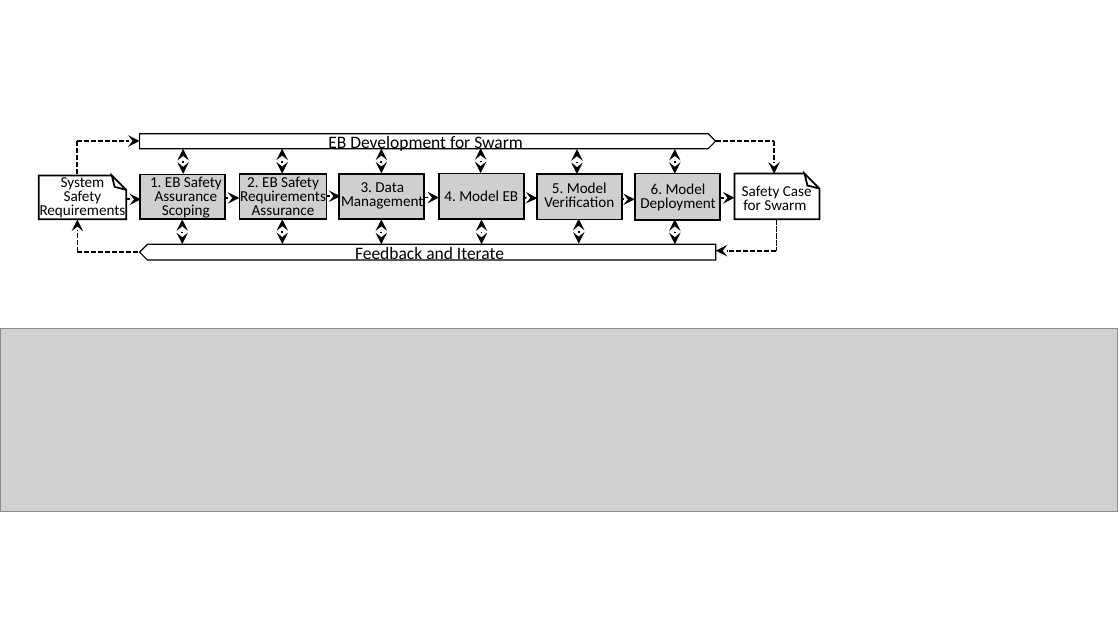
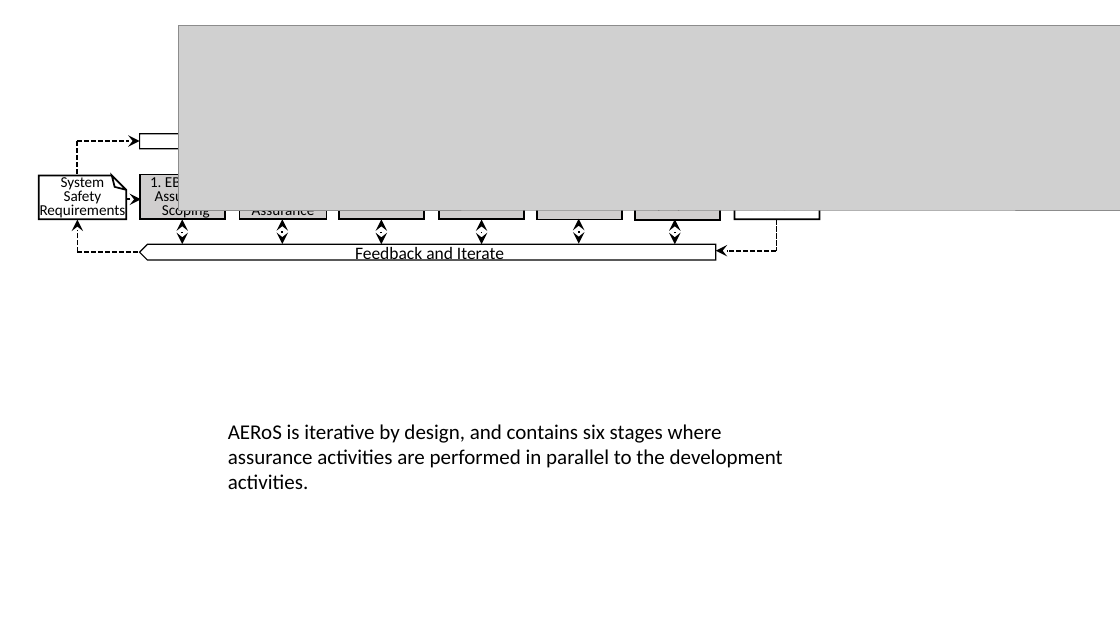
Before and after one commit to TSL-UOB/AERoS, a slide deck: slide 2 of source/figures/Figs_Artwork_2023-02-09.pptx. Drawn at 1120x630 pixels with LibreOffice and Linux fonts; fonts in the diff are those of the drawing; grey boxes stand for pictures. Boxes give left, top, right and bottom in pixels: in the first picture for what was removed or moved away, otherwise in the second. Text is boxed around its words. In the diff, an @@ line names an element or a change of style, - is before the commit and + after.

```diff
--- a/source/figures/Figs_Artwork_2023-02-09.pptx
+++ b/source/figures/Figs_Artwork_2023-02-09.pptx
@@ picture added at box(178, 26, 1120, 210) @@
@@ double arrow removed from (183, 174) to (183, 149) @@
@@ double arrow removed from (282, 174) to (282, 149) @@
@@ text in pentagon arrow at box(328, 134, 523, 153): text removed @@
-EB Development for Swarm
@@ double arrow removed from (381, 174) to (381, 149) @@
@@ double arrow removed from (481, 173) to (481, 148) @@
@@ double arrow removed from (675, 174) to (675, 149) @@
@@ line removed from (716, 141) to (775, 141) @@
@@ arrow removed from (775, 141) to (775, 174) @@
@@ double arrow removed from (577, 174) to (577, 150) @@
@@ arrow removed from (225, 198) to (239, 198) @@
@@ arrow removed from (327, 197) to (340, 197) @@
@@ arrow removed from (425, 197) to (439, 197) @@
@@ text removed at box(444, 190, 519, 201) @@
-4. Model EB
@@ arrow removed from (525, 197) to (538, 198) @@
@@ arrow removed from (623, 199) to (635, 199) @@
@@ arrow removed from (721, 197) to (735, 197) @@
@@ picture removed at box(0, 329, 1117, 512) @@
@@ text added at box(228, 424, 783, 489), 18 pt, text #000000 @@
+AERoS is iterative by design, and contains six stages where assurance activities are performed in parallel to the development activities.
```
Also in this commit, not shown: 6 other slides changed, 2 slides added, 1 slide removed, 17 other files.
